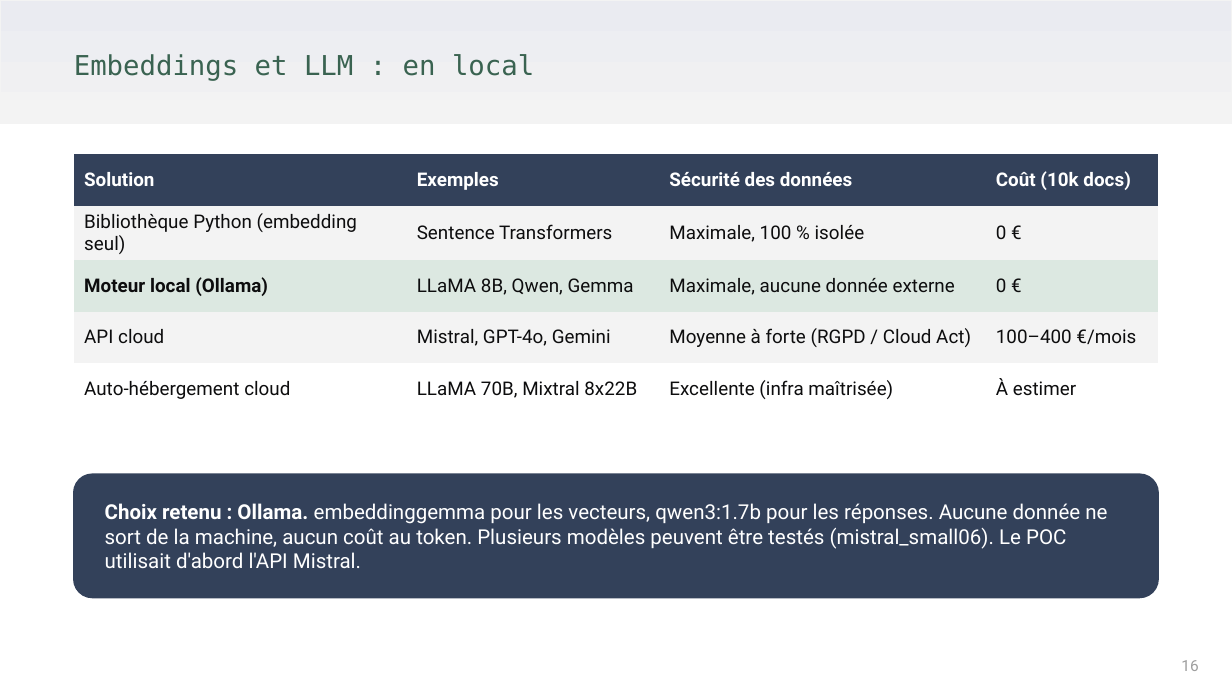
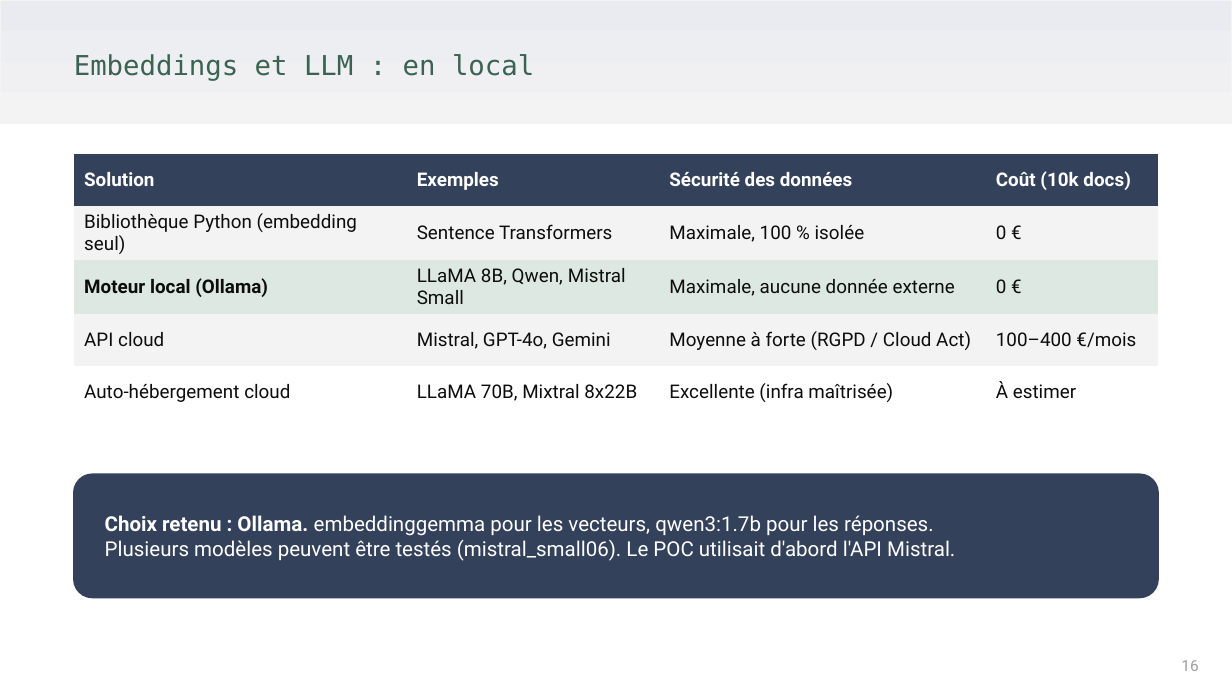
Before and after one commit to Solisdata/ocr_projet11_RAG, a slide deck: slide 16 of docs/ocr_projet11_RAG_v6.pptx. Drawn at 1232x693 pixels with LibreOffice and Linux fonts; fonts in the diff are those of the drawing. Boxes give left, top, right and bottom in pixels: in the first picture for what was removed or moved away, otherwise in the second. Text is boxed around its words. In the diff, an @@ line names an element or a change of style, - is before the commit and + after.

```diff
--- a/docs/ocr_projet11_RAG_v6.pptx
+++ b/docs/ocr_projet11_RAG_v6.pptx
@@ table at (x1=74, y1=154, x2=1158, y2=416) @@
-row 3, column 2: LLaMA 8B, Qwen, Gemma
+row 3, column 2: LLaMA 8B, Qwen, Mistral Small
@@ text at (x1=105, y1=515, x2=955, y2=561): text changed @@
-Choix retenu : Ollama. embeddinggemma pour les vecteurs, qwen3:1.7b pour les réponses. Aucune donnée ne sort de la machine, aucun coût au token. Plusieurs modèles peuvent être testés (mistral_small06). Le POC utilisait d'abord l'API Mistral.
+Choix retenu : Ollama. embeddinggemma pour les vecteurs, qwen3:1.7b pour les réponses.
+Plusieurs modèles peuvent être testés (mistral_small06). Le POC utilisait d'abord l'API Mistral.
```
Also in this commit, not shown: 7 other slides changed, 3 other files.
